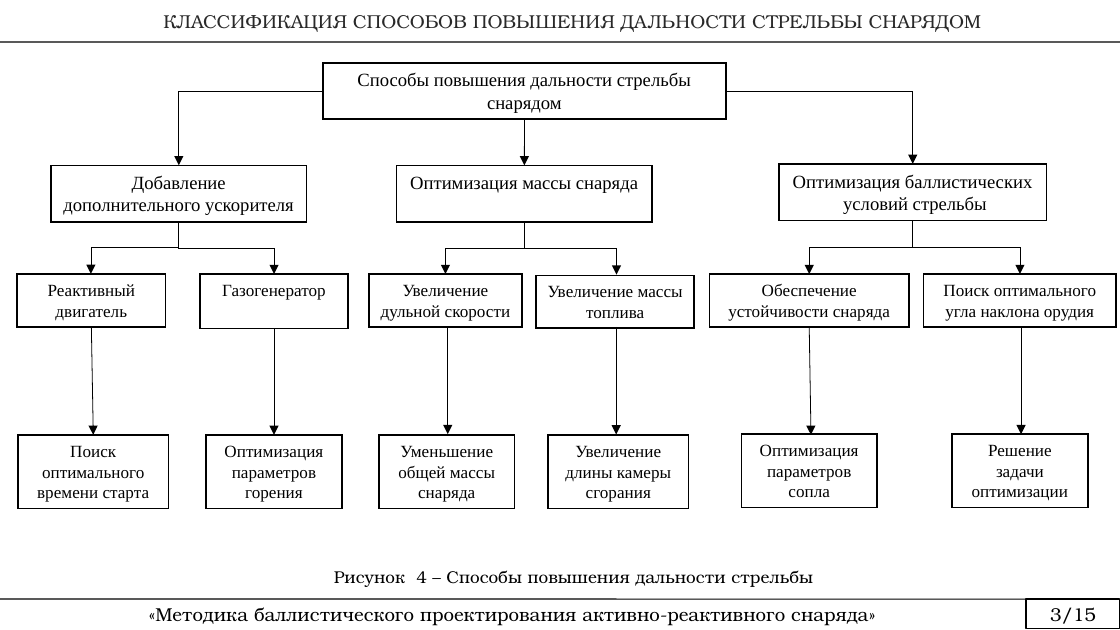
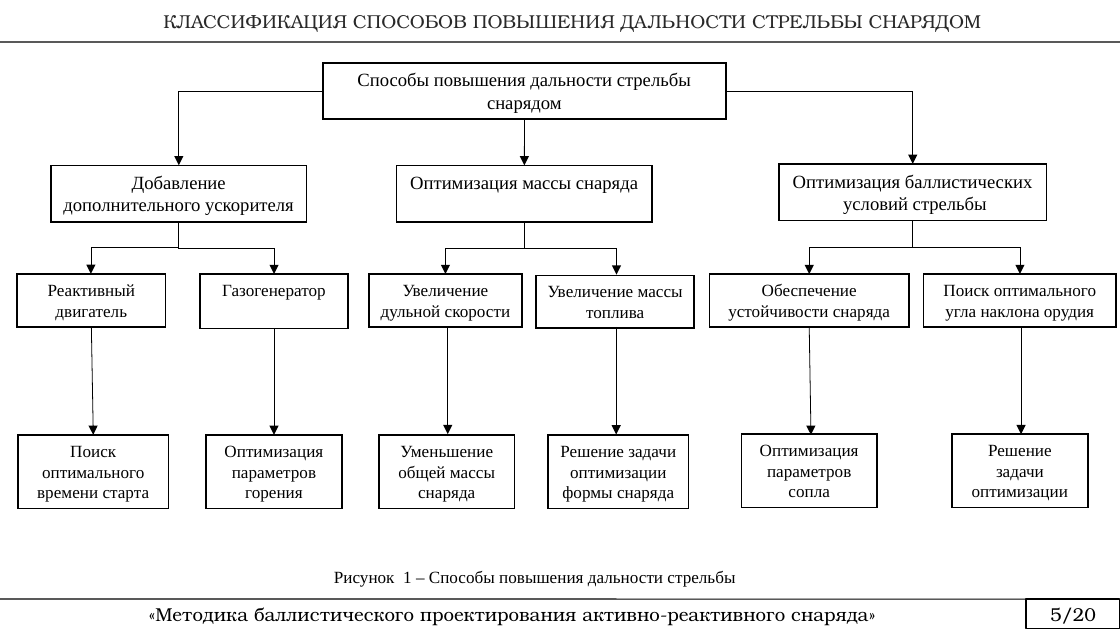
Before and after one commit to rustam-mansurov/cats, a slide deck: slide 5 of Аспирантура/Новье/План диссертации.pptx. Drawn at 1120x630 pixels with LibreOffice and Linux fonts; fonts in the diff are those of the drawing. Boxes give left, top, right and bottom in pixels: in the first picture for what was removed or moved away, otherwise in the second. Text is boxed around its words. In the diff, an @@ line names an element or a change of style, - is before the commit and + after.

```diff
--- a/Аспирантура/Новье/План диссертации.pptx
+++ b/Аспирантура/Новье/План диссертации.pptx
@@ text in rectangle at <box>560,445,676,502</box>: text changed @@
-Увеличение длины камеры сгорания
+Решение задачи оптимизации формы снаряда
@@ text at <box>334,571,735,587</box>: text changed; font TeX Gyre Bonum to Times New Roman @@
-Рисунок 4 – Способы повышения дальности стрельбы
+Рисунок 1 – Способы повышения дальности стрельбы
@@ text in rectangle at <box>1050,607,1096,624</box>: text changed @@
-3/15
+5/20
```
Also in this commit, not shown: 17 other slides changed, 1 slide added, 3 slides removed.
